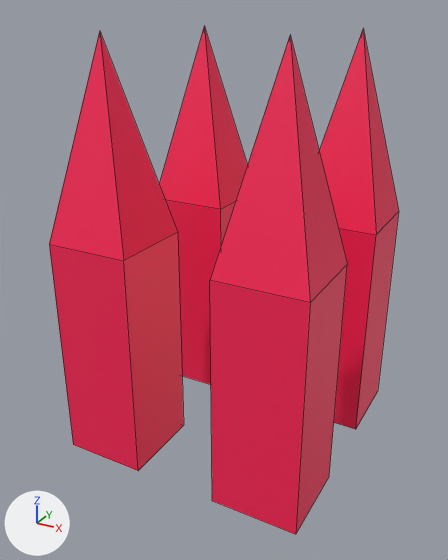
Renders of the Blender file resource/Materials/Model/spikes.blend from each side of a commit.
One viewpoint serves both versions: a 50 mm lens placed at (1.19, -2.29, 0.48), pointed at (-0.02, -0.08, -0.63). Arrows for +X, +Y and +Z are at lower left; the lights stay in place. Mesh edges are drawn as thin lines.
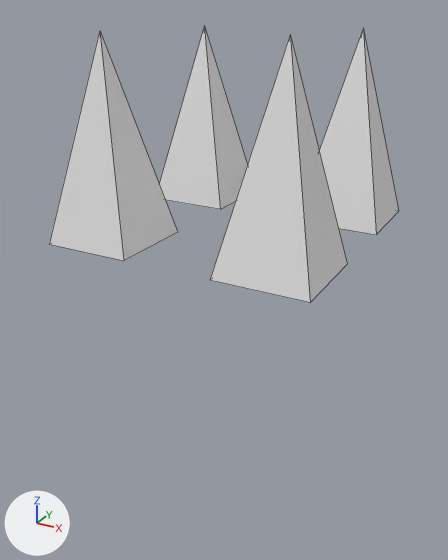
Commit message: fix spike plate

Pixel boxes (x1, y1, x2, y2) of what changed, in the pictures (448 x 560 px):
'Cube.001', reshaped (46% shorter)
    before: (49, 26, 399, 534)
    after: (49, 26, 399, 302)
part 1 of me_cube_001, cut back (red)
    before: (49, 200, 399, 534)
part 2 of me_cube_001, recoloured (red to grey)
    both: (49, 26, 399, 302)

The change, as a diff of the scene's bpy script:
```diff
--- a/resource/Materials/Model/spikes.blend.py
+++ b/resource/Materials/Model/spikes.blend.py
@@ me_cube_001 @@
 # used by ob_cube_001; location = (0.0, 0.0, 0.0); rotation_euler = (1.571, 0.0, 0.0), in degrees (90, 0, 0)
-me_cube_001.from_pydata(...)  # 36 vertices, 36 faces; spans x -0.56..0.56, y -1.4..0.4, z -0.56..0.56
+me_cube_001.from_pydata(...)  # 20 vertices, 20 faces; spans x -0.56..0.56, y -0.4..0.4, z -0.56..0.56
+# me_cube_001 part 1
+# 16 vertices are removed from x -0.56..0.56, y -1.4, z -0.56..0.56
+# 20 faces are deleted
+# 4 new faces join them
+# me_cube_001 part 2: 16 faces spanning x -0.56..0.56, y -0.4..0.4, z -0.56..0.56 switch from mat_spike_texture_png (picture img_spike_texture_png) to no material
```
